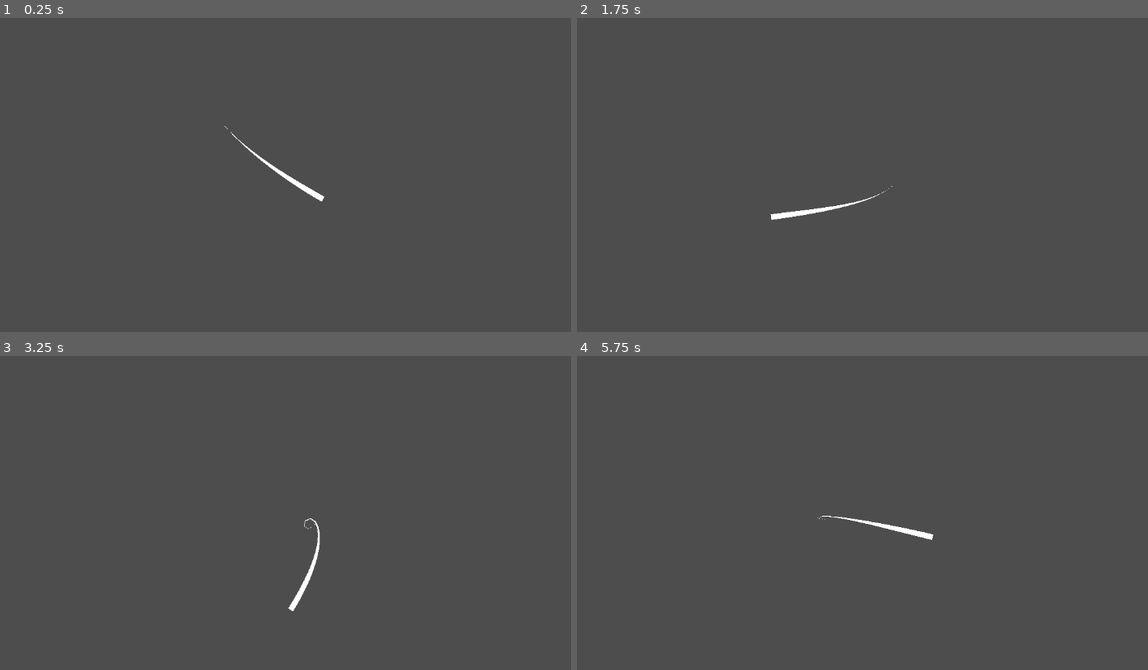
Above: before the commit, frames 1-4 (two rows, left to right).
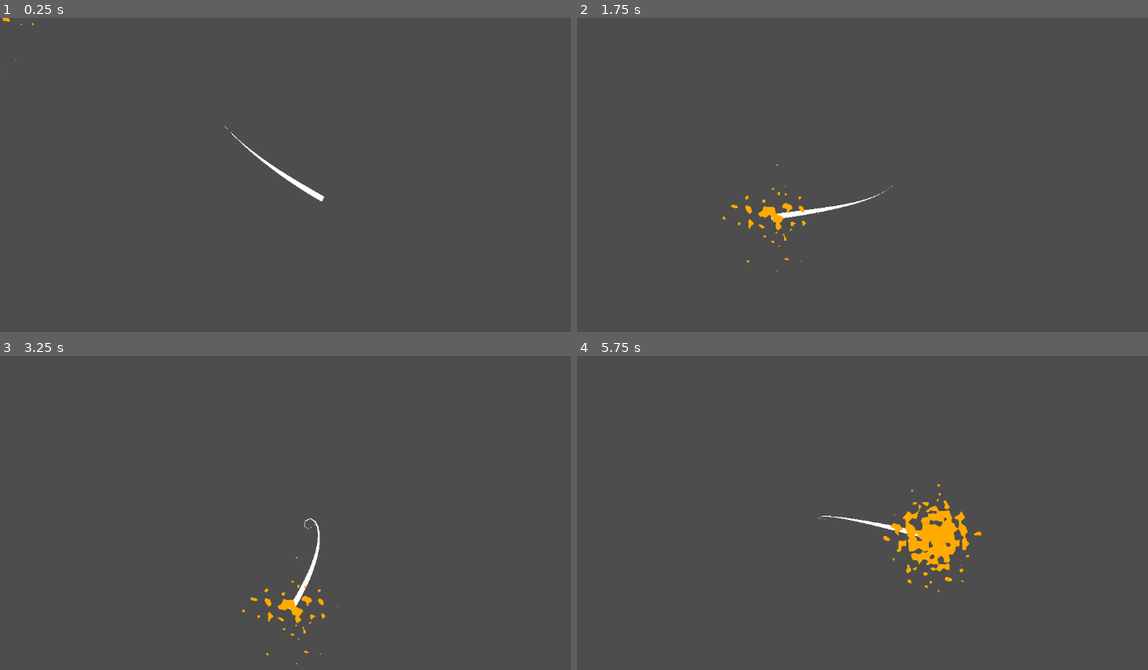
Above: after the commit, the same moments.

Repository: Javachup/godot-prototypes
Game: Godot game, scene res://scenes/world.tscn
The game is run twice, just before and just after one commit, with the same random seed, the same clock (stepped at 60 frames per second) and the same inputs.
Inputs (mouse positions are in pixels of both pictures, inside the frame that each line leads up to):
- Up to frame 1 (0.25 s): no input
- Up to frame 2 (1.75 s): move the mouse to (1039, 181) at 0.52 s; press the mouse at (1039, 181) at 0.53 s; move the mouse to (771, 215) at 1.27 s; release the mouse at (771, 215) at 1.28 s; click (771, 215) at 1.35 s
- Up to frame 3 (3.25 s): move the mouse to (388, 456) at 2.02 s; press the mouse at (388, 456) at 2.03 s; move the mouse to (291, 610) at 2.77 s; release the mouse at (291, 610) at 2.78 s; click (291, 610) at 2.85 s
- Up to frame 4 (5.75 s): move the mouse to (1096, 591) at 3.52 s; press the mouse at (1096, 591) at 3.53 s; move the mouse to (708, 481) at 4.27 s; release the mouse at (708, 481) at 4.28 s; click (708, 481) at 4.35 s; move the mouse to (931, 538) at 5.02 s; press the mouse at (931, 538) at 5.03 s

The runs differ from the first frame. In frame 1, less than 0.1% of the frame differs, in the area x 0-6%, y 0-18%; in frame 2, 0.4%; in frame 3, 0.4%; in frame 4, 1.6%, in the area x 53-71%, y 40-76%.

Commit message:
adds a little splash effect

Diff:
--- /dev/null
+++ b/MicroCosmos/MicroCosmos/objects/splash.gd
@@ -0,0 +1,19 @@
+class_name Splash
+extends Polygon2D
+
+@export var speed := 1.0
+@export var curve : Curve
+
+var time := 0.0
+
+func _process(delta):
+	time += delta * speed
+	material.set_shader_parameter("effect_amount", curve.sample_baked(time))
+
+func _unhandled_input(event):
+	if event.is_action_pressed("left_click"):
+		splash(get_viewport().get_mouse_position())
+
+func splash(pos: Vector2):
+	position = pos
+	time = 0
--- /dev/null
+++ b/MicroCosmos/MicroCosmos/objects/splash.gdshader
@@ -0,0 +1,11 @@
+shader_type canvas_item;
+
+uniform vec4 effect_color : source_color = vec4(1.0);
+uniform float effect_amount : hint_range(0.0, 1.0) = 1.0;
+uniform float uv_scale = 1.0;
+
+void fragment() {
+	COLOR.rgba = effect_color.rgba;
+	float dist = mix(1.0, 0.0, 2.0*distance(UV, vec2(0.5)));
+	COLOR.a *= step(1.0 - (effect_amount * dist), texture(TEXTURE, UV * uv_scale).r);
+}
--- /dev/null
+++ b/MicroCosmos/MicroCosmos/objects/splash.tscn
@@ -0,0 +1,33 @@
+[gd_scene load_steps=7 format=3 uid="uid://c0c6b3cvngc6o"]
+
+[ext_resource type="Shader" path="res://objects/splash.gdshader" id="1_8a1h6"]
+[ext_resource type="Script" path="res://objects/splash.gd" id="2_fm0xy"]
+
+[sub_resource type="ShaderMaterial" id="ShaderMaterial_pgs08"]
+shader = ExtResource("1_8a1h6")
+shader_parameter/effect_color = Color(1, 0.666667, 0, 1)
+shader_parameter/effect_amount = 1.0
+shader_parameter/uv_scale = 2.105
+
+[sub_resource type="FastNoiseLite" id="FastNoiseLite_htadf"]
+noise_type = 3
+fractal_octaves = 2
+fractal_lacunarity = 1.815
+
+[sub_resource type="NoiseTexture2D" id="NoiseTexture2D_2yonn"]
+seamless = true
+noise = SubResource("FastNoiseLite_htadf")
+
+[sub_resource type="Curve" id="Curve_cfykq"]
+_data = [Vector2(0, 0), 0.0, 0.0, 0, 0, Vector2(0.663158, 1), 0.0, 0.0, 0, 0, Vector2(1, 0), 0.0, 0.0, 0, 0]
+point_count = 3
+
+[node name="Splash" type="Polygon2D"]
+texture_repeat = 2
+material = SubResource("ShaderMaterial_pgs08")
+texture = SubResource("NoiseTexture2D_2yonn")
+polygon = PackedVector2Array(100, -100, -100, -100, -100, 100, 100, 100)
+uv = PackedVector2Array(512, -7.62939e-06, 0, 7.62939e-06, 0, 512, 512, 512)
+script = ExtResource("2_fm0xy")
+speed = 0.745
+curve = SubResource("Curve_cfykq")
--- a/MicroCosmos/MicroCosmos/project.godot
+++ b/MicroCosmos/MicroCosmos/project.godot
@@ -14,6 +14,14 @@
 run/main_scene="res://scenes/world.tscn"
 config/features=PackedStringArray("4.2", "GL Compatibility")
 
+[input]
+
+left_click={
+"deadzone": 0.5,
+"events": [Object(InputEventMouseButton,"resource_local_to_scene":false,"resource_name":"","device":-1,"window_id":0,"alt_pressed":false,"shift_pressed":false,"ctrl_pressed":false,"meta_pressed":false,"button_mask":0,"position":Vector2(0, 0),"global_position":Vector2(0, 0),"factor":1.0,"button_index":1,"canceled":false,"pressed":false,"double_click":false,"script":null)
+]
+}
+
 [rendering]
 
 renderer/rendering_method="gl_compatibility"
--- a/MicroCosmos/MicroCosmos/scenes/world.tscn
+++ b/MicroCosmos/MicroCosmos/scenes/world.tscn
@@ -1,7 +1,10 @@
-[gd_scene load_steps=2 format=3 uid="uid://bpa3eudmxus6m"]
+[gd_scene load_steps=3 format=3 uid="uid://bpa3eudmxus6m"]
 
 [ext_resource type="PackedScene" uid="uid://c2ctkn607dha0" path="res://objects/snake.tscn" id="1_5mnyq"]
+[ext_resource type="PackedScene" uid="uid://c0c6b3cvngc6o" path="res://objects/splash.tscn" id="2_holhl"]
 
 [node name="World" type="Node2D"]
 
 [node name="Snake" parent="." instance=ExtResource("1_5mnyq")]
+
+[node name="Splash" parent="." instance=ExtResource("2_holhl")]
